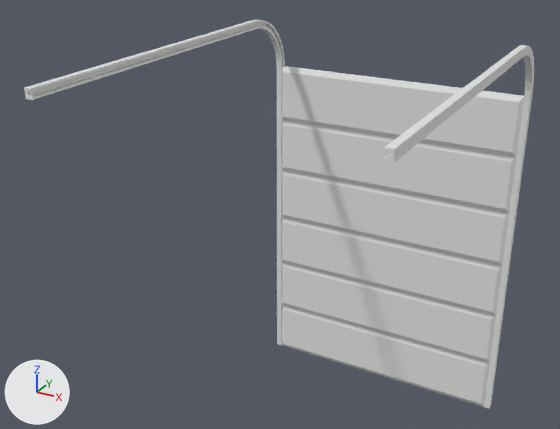
Two versions of the FBX model Assets/Custom Assets/garagedoor.fbx, one commit apart.
Camera for both pictures: a 50 mm camera at (16.8, -45.5, 33.8) aimed at (-2.4, -10.6, 16.3). The axes (+X, +Y, +Z) are drawn at lower left. The lights are the same throughout. Vertices at the same position are counted once.
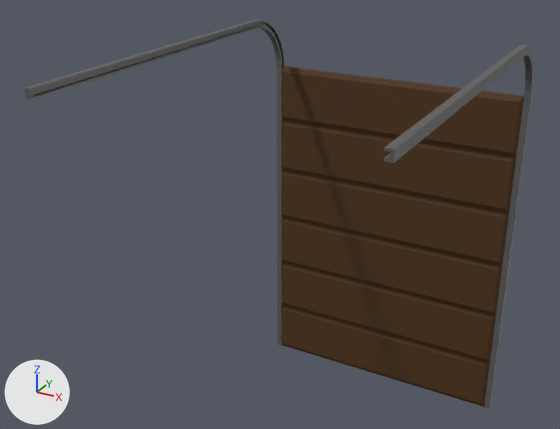
Boxes [x1, y1, x2, y2] around the edits, measured in the pictures (560 x 429 px):
part 1 of me_cube_001, recoloured
    both: [24, 20, 285, 345]
part 2 of me_cube_001, recoloured
    both: [384, 45, 534, 409]
part 3 of me_cube_001, recoloured (grey to brown)
    both: [282, 66, 524, 407]
part 4 of me_cube_001, recoloured (grey to brown)
    both: [282, 219, 284, 344]
part 5 of me_cube_001, recoloured (grey to brown)
    both: [282, 68, 284, 216]
part 6 of me_cube_001, recoloured (grey to brown)
    both: [481, 267, 502, 406]
part 7 of me_cube_001, recoloured (grey to brown)
    both: [499, 98, 524, 265]

What the commit changed:
Material 'Rails' (mat_rails) is new.
Its base color is (0.142, 0.142, 0.142) (dark grey #696969).
Its metallic is 0.404.
Material 'Door' (mat_door) is new.
Its base color is (0.0721, 0.027, 0.0026) (brown #4c2e09).
Its roughness is 0.739.
me_cube_001 has 340 vertices, 339 faces and spans x -8.4..8.4, y -22.3..0.3, z 0.0..25.5.
me_cube_001 is used by ob_cube; location (0.0, 0.0, 0.0).
me_cube_001 part 1: 130 of the faces centred in x -8.4..-8.0, y -22.3..0.2, z 0.0..25.5 switch from no material to mat_rails (dark grey #696969).
me_cube_001 part 2: 130 of the faces centred in x 8.0..8.4, y -22.3..0.2, z 0.0..25.5 switch from no material to mat_rails (dark grey #696969).
me_cube_001 part 3: all 43 faces centred in x 0.0, y -0.3..0.3, z 0.0..22.0 switch from no material to mat_door (brown #4c2e09).
me_cube_001 part 4: all 9 faces centred in x -8.0..-7.9, y -0.2..0.2, z 1.8..9.2 switch from no material to mat_door (brown #4c2e09).
me_cube_001 part 5: all 9 faces centred in x -8.0..-7.9, y -0.2..0.2, z 12.8..20.1 switch from no material to mat_door (brown #4c2e09).
me_cube_001 part 6: all 9 faces centred in x 7.9..8.0, y -0.2..0.2, z 1.8..9.2 switch from no material to mat_door (brown #4c2e09).
me_cube_001 part 7: all 9 faces centred in x 7.9..8.0, y -0.2..0.2, z 12.8..20.1 switch from no material to mat_door (brown #4c2e09).
